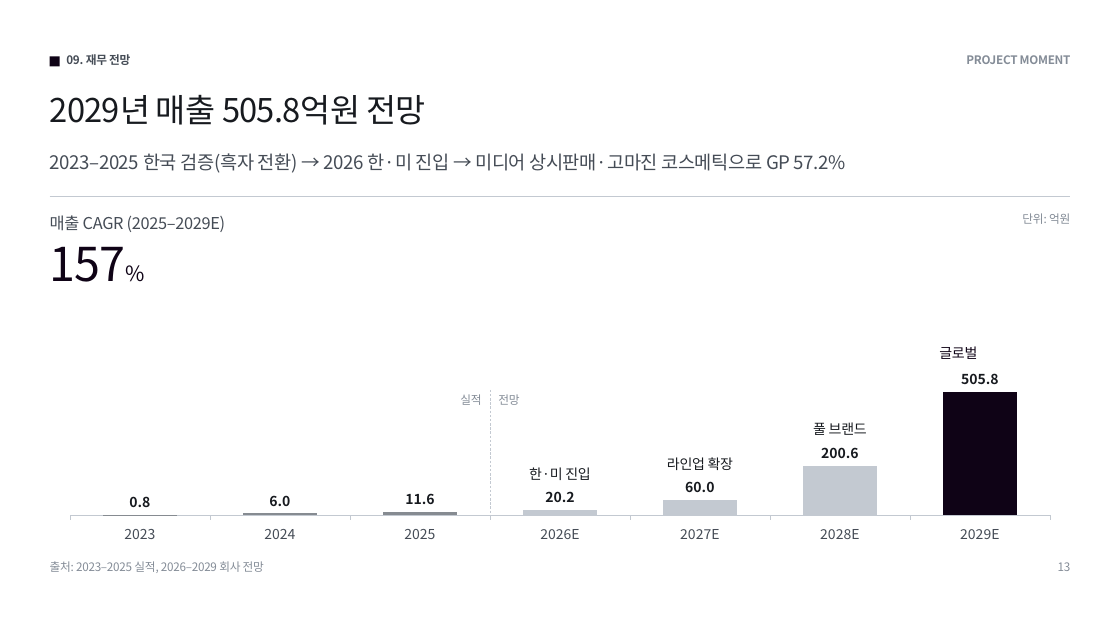
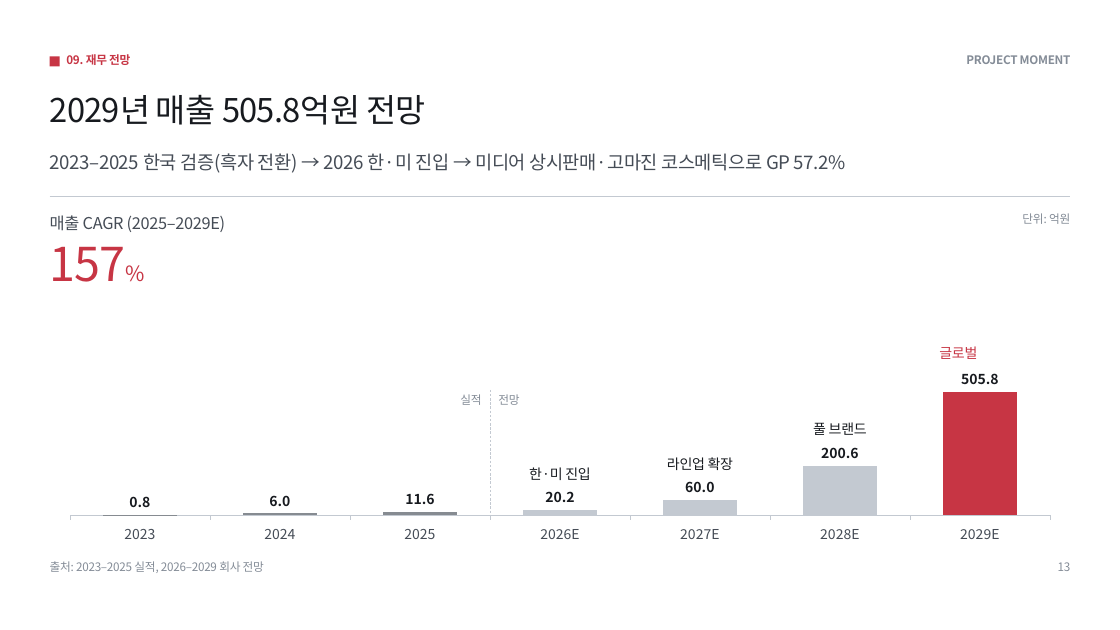
Before and after one commit to pck9880-sys/claude-design, a slide deck: slide 13 of output/ir-project-moment/deck.pptx. Drawn at 1120x630 pixels with LibreOffice and Linux fonts; fonts in the diff are those of the drawing. Boxes give left, top, right and bottom in pixels: in the first picture for what was removed or moved away, otherwise in the second. Text is boxed around its words. In the diff, an @@ line names an element or a change of style, - is before the commit and + after.

```diff
--- a/output/ir-project-moment/deck.pptx
+++ b/output/ir-project-moment/deck.pptx
@@ rectangle at [50, 56, 60, 66]: fill #0F0316 to #C73544 @@
@@ text "09. 재무 전망" at [66, 54, 130, 65]: text colour #454C56 to #C73544 @@
@@ text "157%" at [50, 246, 126, 282]: text colour #0F0316 to #C73544 @@
@@ column chart at [50, 306, 1070, 544] @@
@@ colours of single points changed @@
@@ text "글로벌" at [939, 346, 977, 359]: text colour #0F0316 to #C73544 @@
```
Also in this commit, not shown: 13 other slides changed, 4 other files.
